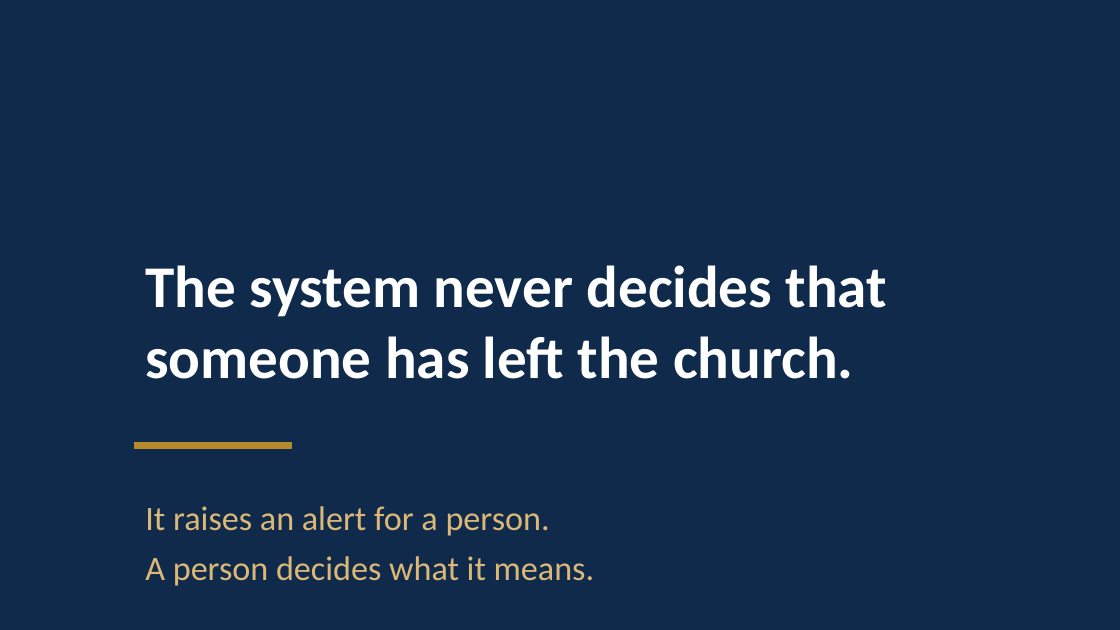
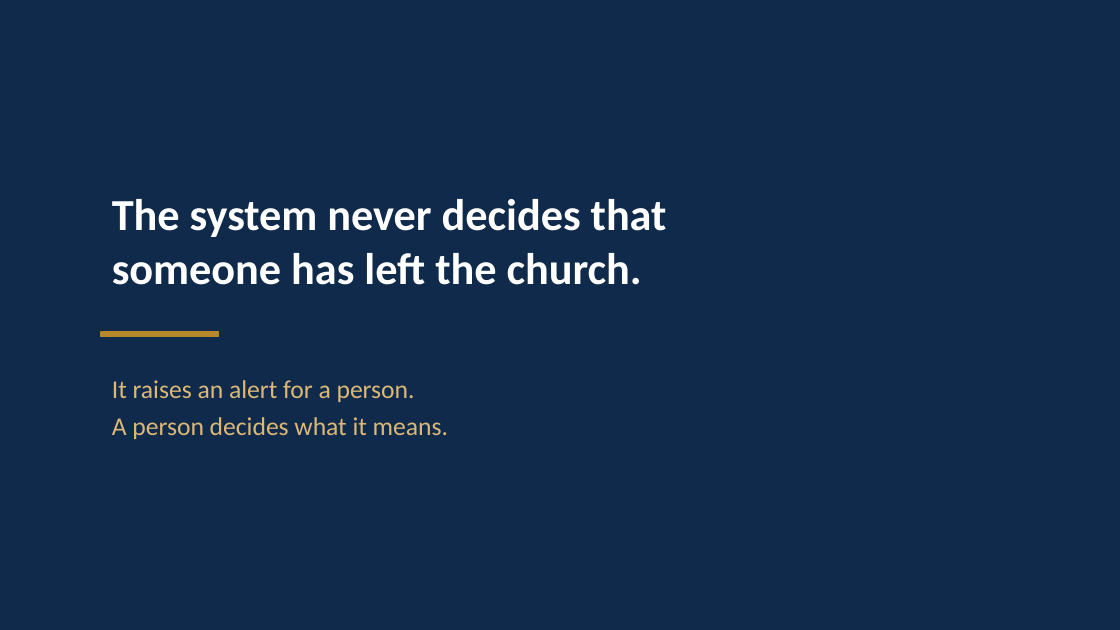
Before and after one commit to nhanhayhaw/ChurchCONNECT, a slide deck: slide 10 of docs/ChurchConnect-Leadership-Presentation.pptx. Drawn at 1120x630 pixels with LibreOffice and Linux fonts; fonts in the diff are those of the drawing. Boxes give left, top, right and bottom in pixels: in the first picture for what was removed or moved away, otherwise in the second. Text is boxed around its words. In the diff, an @@ line names an element or a change of style, - is before the commit and + after.

```diff
--- a/docs/ChurchConnect-Leadership-Presentation.pptx
+++ b/docs/ChurchConnect-Leadership-Presentation.pptx
@@ text "The system never decides that" moved from (x1=145, y1=265, x2=887, y2=379) to (x1=112, y1=199, x2=667, y2=285) @@
@@ text "The system never decides that" at (x1=112, y1=199, x2=667, y2=285): size 38 to 28.5 pt; line spacing 46pt to 34.5pt @@
@@ text "It raises an alert for ..." moved from (x1=145, y1=506, x2=595, y2=586) to (x1=112, y1=380, x2=448, y2=439) @@
@@ text "It raises an alert for ..." at (x1=112, y1=380, x2=448, y2=439): size 22 to 16.5 pt; line spacing 32pt to 24pt @@
@@ rectangle resized from (x1=134, y1=442, x2=291, y2=449) to (x1=101, y1=332, x2=218, y2=336) @@
```
Also in this commit, not shown: 21 other slides changed, 31 other files.
